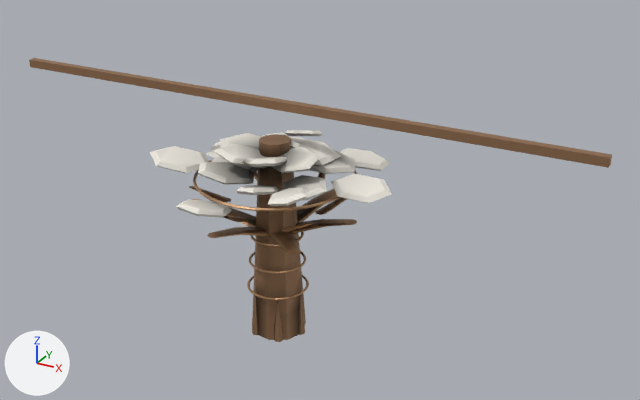
What one commit did to the glTF model public/models/synthesis_tree.glb.
The view is the same before and after, from a 50 mm lens placed at (35.6, -57.2, 41.6), pointed at (2.8, 2.4, 11.8). Every picture has the same lights, and +X, +Y and +Z are marked at lower left. The first picture is the older version. Vertices at exactly the same position are counted once.

In view in the first picture: 'synthesis_tree'.
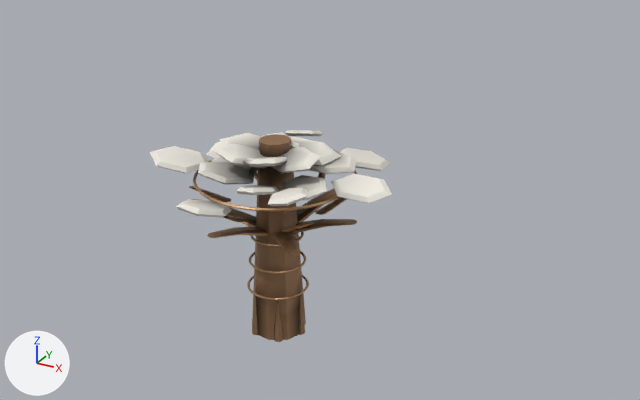
Where the change shows, as pixel boxes [x1, y1, x2, y2] in the pictures (640 x 400 px):
```json
{"object": "synthesis_tree", "change": "reshaped", "before": [29, 58, 612, 342], "after": [150, 130, 392, 342], "on screen": "58% narrower, 25% shorter"}
{"part": 1, "of": "me_trunk", "change": "deleted", "before": [29, 58, 612, 168]}
{"part": 2, "of": "me_trunk", "change": "edited", "before": [151, 130, 392, 342], "after": [151, 130, 392, 342], "on screen": "looks the same"}
```

Edits to the scene script, one JSON object a line:
```json
{"block": "me_trunk", "where": "# used by ob_synthesis_tree; location = (0.0, 0.0, 0.0)"}
{"op": "remove", "block": "me_trunk", "code": "me_trunk.from_pydata(...)  # 1540 vertices, 2966 faces; spans x -26.0..26.0, y -9.8..10.1, z 0.0..20.8"}
{"op": "add", "block": "me_trunk", "code": "me_trunk.from_pydata(...)  # 1532 vertices, 2954 faces; spans x -9.4..10.5, y -9.8..10.1, z 0.0..17.4"}
{"block": "me_trunk", "change": "me_trunk part 1: the loose piece of 8 vertices spanning x -26.0..26.0, y -0.3..0.3, z 20.0..20.8 is deleted"}
{"block": "me_trunk", "change": "me_trunk part 2: 2276 kept faces spanning x -9.4..10.5, y -9.8..10.1, z 0.0..17.4 get new vertex colours"}
```
